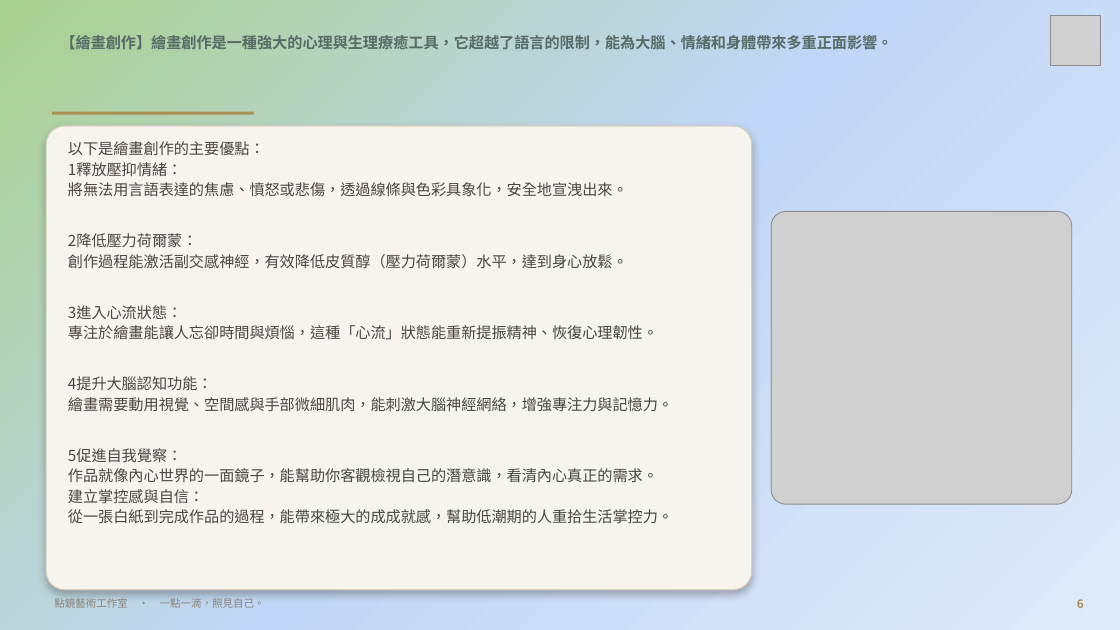
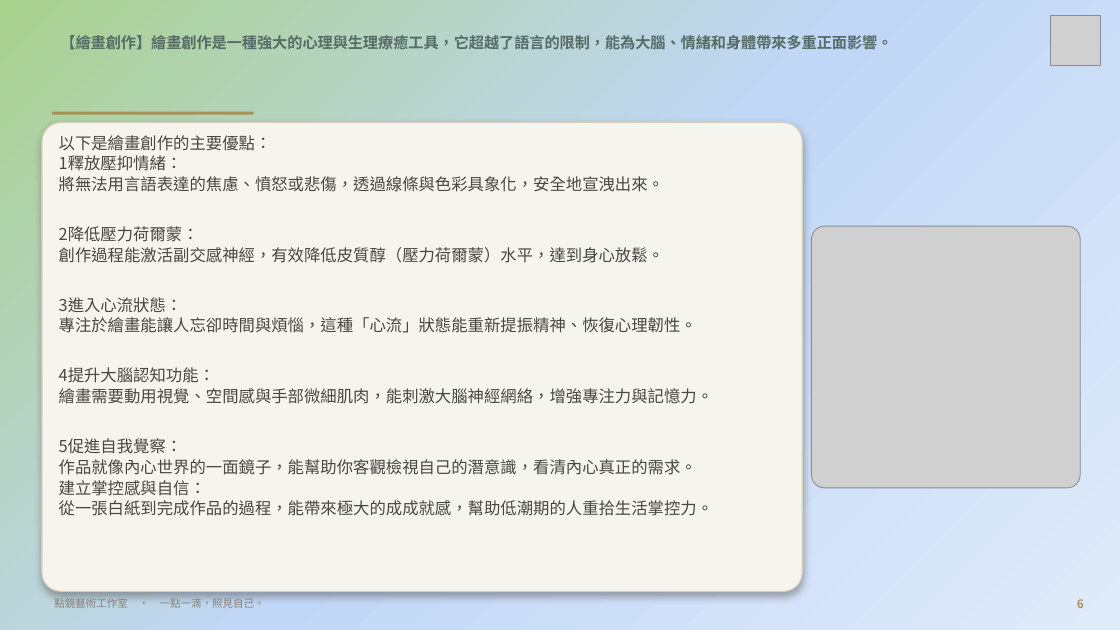
Before and after one commit to serina168/mandala-beginner, a slide deck: slide 6 of 繽紛五感體驗曼陀羅書籤畫_課程大綱.pptx. Drawn at 1120x630 pixels with LibreOffice and Linux fonts; fonts in the diff are those of the drawing; grey boxes stand for pictures; background and template pictures are left out. Boxes give left, top, right and bottom in pixels: in the first picture for what was removed or moved away, otherwise in the second. Text is boxed around its words. In the diff, an @@ line names an element or a change of style, - is before the commit and + after.

```diff
--- a/繽紛五感體驗曼陀羅書籤畫_課程大綱.pptx
+++ b/繽紛五感體驗曼陀羅書籤畫_課程大綱.pptx
@@ rounded rectangle: place and size @@
-rounded rectangle at [46, 126, 752, 590]
+rounded rectangle at [42, 123, 802, 592]
@@ text "以下是繪畫創作的主要優點：" at [59, 135, 713, 516]: size 13 to 14 pt; less space between paragraphs @@
@@ picture: place and size @@
-picture at [771, 212, 1072, 505]
+picture at [812, 226, 1081, 488]
```
Also in this commit, not shown: 8 other slides changed, 1 other file.
